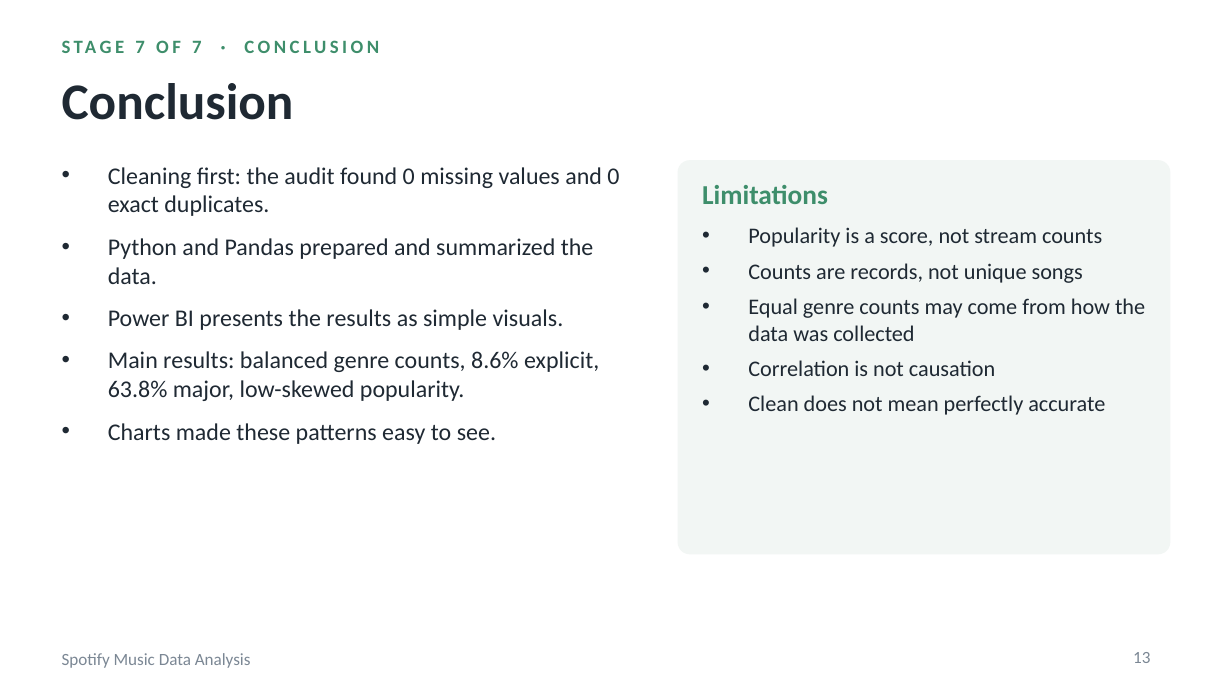
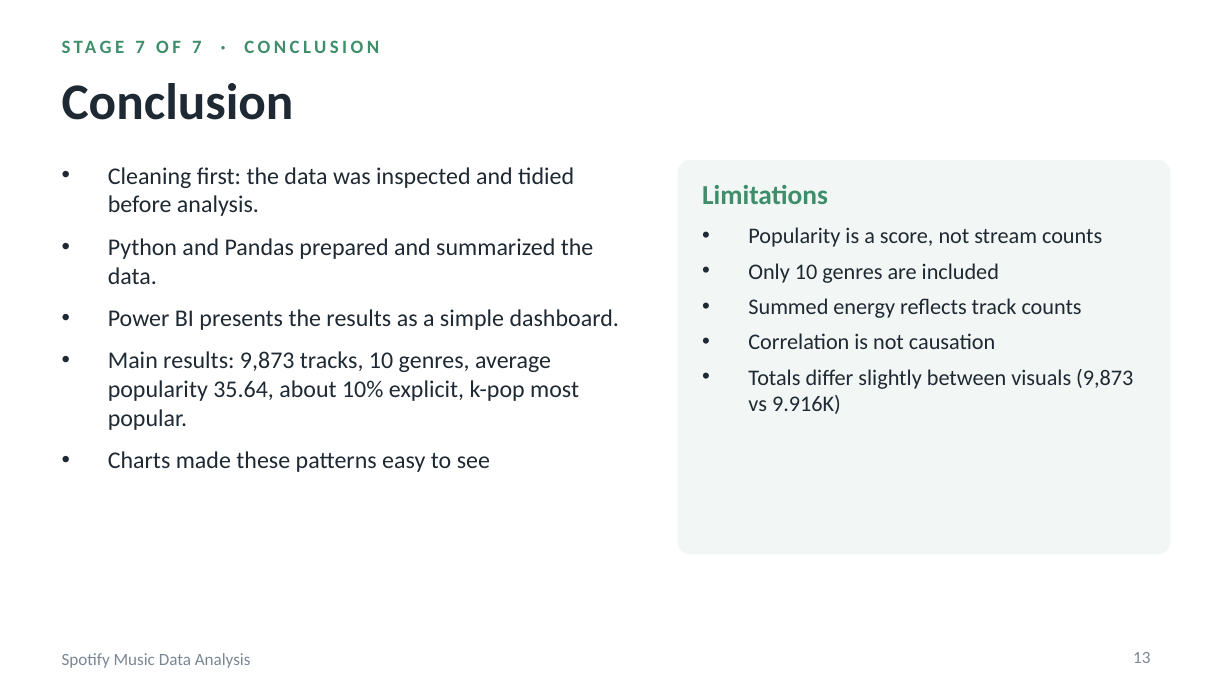
Before and after one commit to chaitrik-pathak/DAV_240840116101, a slide deck: slide 13 of Spotify_Music_Data_Analysis.pptx. Drawn at 1232x693 pixels with LibreOffice and Linux fonts; fonts in the diff are those of the drawing. Boxes give left, top, right and bottom in pixels: in the first picture for what was removed or moved away, otherwise in the second. Text is boxed around its words. In the diff, an @@ line names an element or a change of style, - is before the commit and + after.

```diff
--- a/Spotify_Music_Data_Analysis.pptx
+++ b/Spotify_Music_Data_Analysis.pptx
@@ text at <box>108,167,574,216</box>: text changed @@
-• Cleaning first: the audit found 0 missing values and 0 exact duplicates.
+• Cleaning first: the data was inspected and tidied before analysis.
@@ text at <box>748,263,1082,318</box>: text changed @@
-• Counts are records, not unique songs
-• Equal genre counts may come from how the data was collected
+• Only 10 genres are included
+• Summed energy reflects track counts
@@ text at <box>108,309,619,472</box>: text changed @@
-• Power BI presents the results as simple visuals.
-• Main results: balanced genre counts, 8.6% explicit, 63.8% major, low-skewed popularity.
-• Charts made these patterns easy to see.
+• Power BI presents the results as a simple dashboard.
+• Main results: 9,873 tracks, 10 genres, average popularity 35.64, about 10% explicit, k-pop most popular.
+• Charts made these patterns easy to see
@@ text at <box>748,369,1133,414</box>: text changed @@
-• Clean does not mean perfectly accurate
+• Totals differ slightly between visuals (9,873 vs 9.916K)
```
Also in this commit, not shown: 13 other slides changed.
